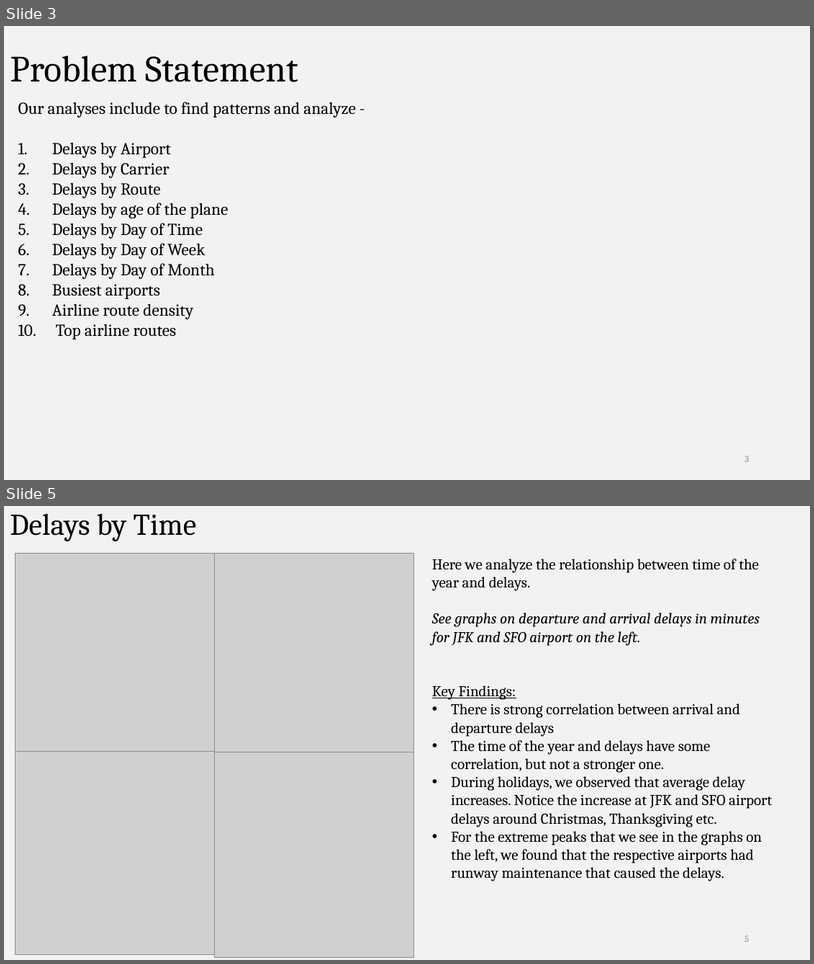
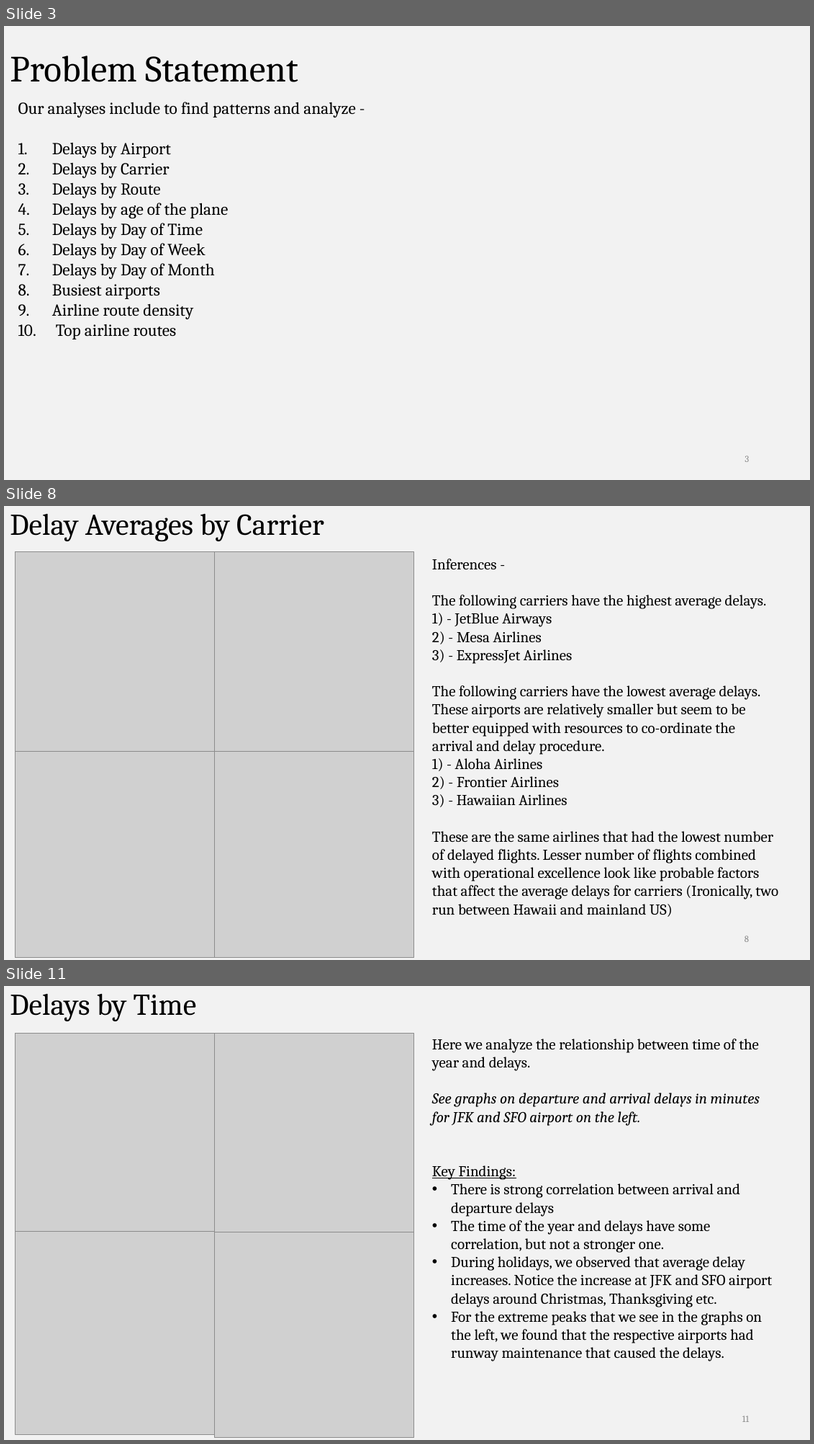
Before and after one commit to divyakkm/open-data-2014-airline, a slide deck: Analyzing Airline On-Time Data.pptx. Shown one above the other, each under a label of ours: slides 3 and 5 before the commit, slides 3, 8 and 11 after it; the slides between them are not shown. The pictures are 814x964 and 814x1444 pixels, drawn with LibreOffice and Linux fonts; fonts in the diff are those of the drawing; grey boxes stand for pictures. Boxes give left, top, right and bottom in pixels: in the first picture for what was removed or moved away, otherwise in the second. Text is boxed around its words. In the diff, an @@ line names an element or a change of style, - is before the commit and + after.

Commit message:
Updated slide with graphs and inferences.

```diff
--- a/Analyzing Airline On-Time Data.pptx
+++ b/Analyzing Airline On-Time Data.pptx
@@ slide 8 added at (4, 506, 810, 960), background #F2F2F2 @@
@@ title added at (10, 514, 324, 542), 36 pt, text #000000 @@
+Delay Averages by Carrier
@@ picture added at (15, 551, 214, 752) @@
@@ picture added at (214, 551, 414, 752) @@
@@ text added at (432, 559, 779, 916), 18 pt, text #000000 @@
+Inferences -
+The following carriers have the highest average delays.
+1) - JetBlue Airways
+2) - Mesa Airlines
+3) - ExpressJet Airlines
+The following carriers have the lowest average delays. These airports are relatively smaller but seem to be better equipped with resources to co-ordinate the arrival and delay procedure.
+1) - Aloha Airlines
+2) - Frontier Airlines
+3) - Hawaiian Airlines
+These are the same airlines that had the lowest number of delayed flights. Lesser number of flights combined with operational excellence look like probable factors that affect the average delays for carriers (Ironically, two run between Hawaii and mainland US)
@@ picture added at (15, 752, 214, 957) @@
@@ picture added at (214, 752, 414, 957) @@
@@ page number added at (745, 935, 749, 942), 11 pt, text #8C8C8C @@
+8
@@ what was slide 5 is now slide 11 @@
@@ page number at (743, 1415, 749, 1422): text changed @@
-5
+11
```
Also in this commit, not shown: 11 other slides added, 2 slides removed.
